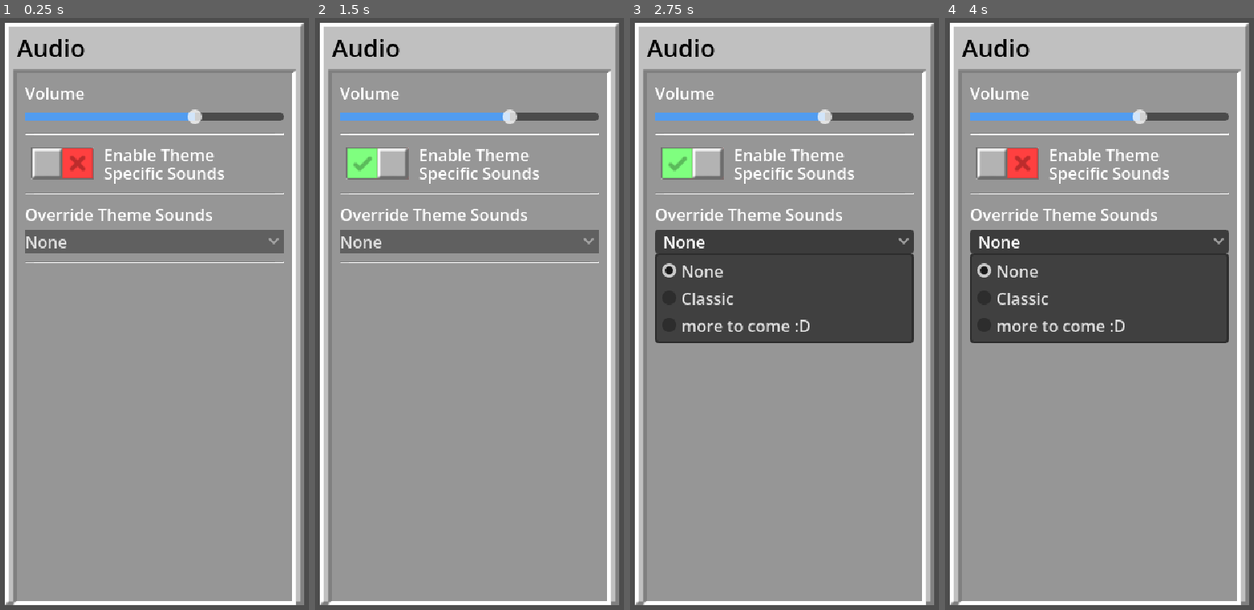
Above: before the commit, frames 1-4 (left to right).
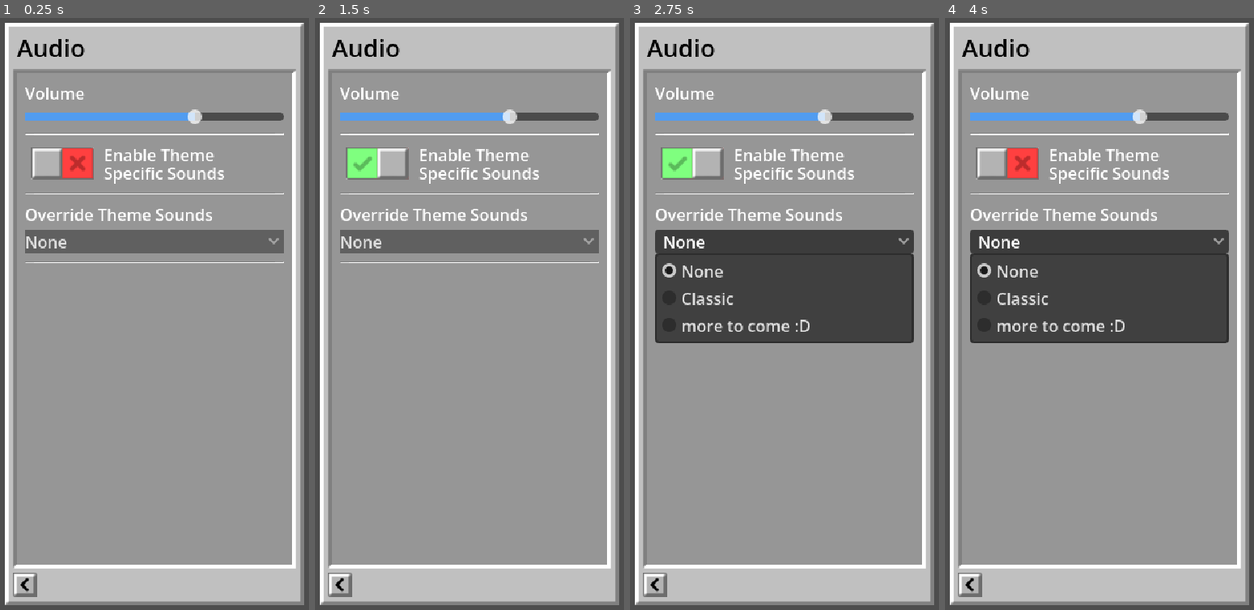
Above: after the commit, the same moments.

Repository: aidan-oien/MinesweeperGO
Game: Godot game, scene res://ScenesAndScripts/audio.tscn
Two runs of this game, one before a commit and one after it. Both use one fixed random seed, a clock stepped at 60 frames per second and the inputs below. This scene is started directly instead of the project's main scene.
Inputs (mouse positions are in pixels of both pictures, inside the frame that each line leads up to):
- Up to frame 1 (0.25 s): no input
- Up to frame 2 (1.5 s): click (339, 586) at 0.52 s; click (376, 166) at 1.25 s
- Up to frame 3 (2.75 s): click "None" at 2 s
- Up to frame 4 (4 s): click (1006, 166) at 2.75 s; click "None" at 3.5 s

The runs differ from the first frame. In frame 1, 6.2% of the frame differs, in the area x 4-96%, y 92-100%; in frame 2, 6.2%; in frame 3, 6.2%; in frame 4, 6.2%.

Commit message:
re-added back button to audio

Diff:
--- a/ScenesAndScripts/audio.tscn
+++ b/ScenesAndScripts/audio.tscn
@@ -5,6 +5,7 @@
 [ext_resource type="Texture2D" uid="uid://canv5n8xhp7m0" path="res://Assets/checkbox_y.png" id="1_pqfjh"]
 [ext_resource type="Texture2D" uid="uid://ddsa1t5w5xu10" path="res://Assets/checkbox_n.png" id="2_8koxf"]
 [ext_resource type="Texture2D" uid="uid://dliej55w4j6hb" path="res://Assets/ssd_inset.png" id="4_8nt3v"]
+[ext_resource type="Texture2D" uid="uid://coia3e004l34w" path="res://Assets/back.png" id="6_qmqds"]
 
 [sub_resource type="Theme" id="Theme_hwc55"]
 CheckButton/icons/checked = ExtResource("1_pqfjh")
@@ -235,3 +236,14 @@
 patch_margin_top = 1
 patch_margin_right = 1
 patch_margin_bottom = 1
+
+[node name="BackContainer" type="MarginContainer" parent="MarginContainer/VBoxContainer" unique_id=1760282578]
+layout_mode = 2
+theme_override_constants/margin_left = 8
+theme_override_constants/margin_top = 0
+theme_override_constants/margin_bottom = 8
+
+[node name="Back Button" type="TextureButton" parent="MarginContainer/VBoxContainer/BackContainer" unique_id=1107806672]
+layout_mode = 2
+size_flags_horizontal = 0
+texture_normal = ExtResource("6_qmqds")
